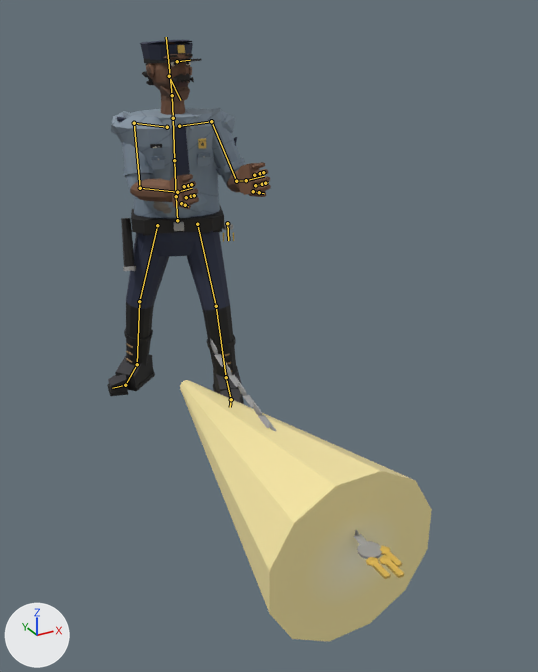
An edit to the Blender file art/hollis.blend, drawn before and after from the same camera.
Both versions are drawn from a 50 mm lens placed at (-1.52, -3.82, 2.12), pointed at (0.05, -0.97, 0.7). Lighting does not change. The marker at lower left points along +X, +Y and +Z. The first picture is the older version. Both versions are drawn at frame 31 of the action 'intro'; the numbers are the values there. The bones that change, and the others that lie on the model, are drawn over the model as lines.

Names of what the first picture shows: 'fx_flashlight_beam', 'fx_key_ring', 'hollis_body'.
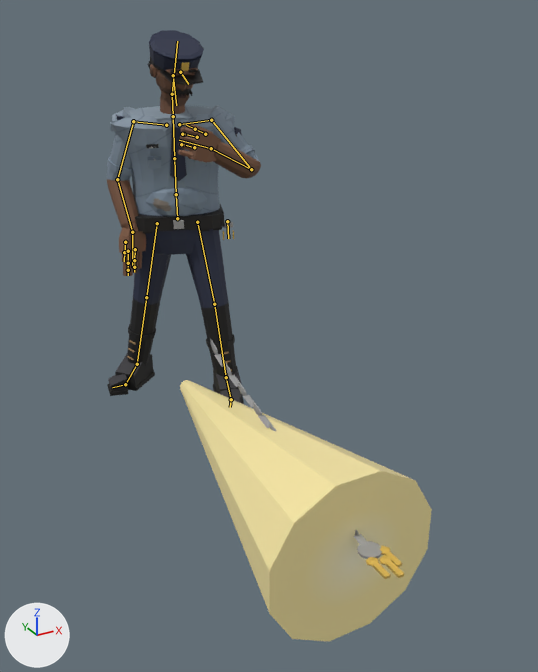
Patch to the scene script:
```diff
--- a/art/hollis.blend.py
+++ b/art/hollis.blend.py
@@ bone_hips @@
 bone_hips = bpy.data.objects['hollis'].pose.bones['hips']  # child of 'root'
-bone_hips.location = (0.0, -0.034, 0.0)
+bone_hips.location = (0.0, -0.022, 0.0)
@@ bone_chest @@
 bone_chest = bpy.data.objects['hollis'].pose.bones['chest']  # child of 'spine'
-bone_chest.rotation_quaternion = (0.995, -0.017, 0.095, -0.008)  # degrees (-2, 11, -1)
+bone_chest.rotation_quaternion = (0.999, 0.017, 0.043, -0.005)  # degrees (2, 5, -1)
@@ bone_neck @@
 bone_neck = bpy.data.objects['hollis'].pose.bones['neck']  # child of 'chest'
-bone_neck.rotation_quaternion = (0.999, -0.035, -0.008, 0.001)  # degrees (-4, -1, 0)
+bone_neck.rotation_quaternion = (0.997, -0.07, 0.043, -0.007)  # degrees (-8, 5, -1)
@@ bone_head @@
 bone_head = bpy.data.objects['hollis'].pose.bones['head']  # child of 'neck'
-bone_head.rotation_quaternion = (0.982, -0.051, 0.182, 0.01)  # degrees (-6, 21, 0)
+bone_head.rotation_quaternion = (0.975, 0.209, 0.073, -0.016)  # degrees (24, 9, 0)
@@ bone_shoulder_l @@
 bone_shoulder_l = bpy.data.objects['hollis'].pose.bones['shoulder.L']  # child of 'chest'
-bone_shoulder_l.rotation_quaternion = (0.992, 0.111, 0.055, 0.014)  # degrees (13, 6, 2)
+bone_shoulder_l.rotation_quaternion = (0.998, 0.056, 0.028, 0.009)  # degrees (6, 3, 1)
@@ bone_thumb_l @@
 bone_thumb_l = bpy.data.objects['hollis'].pose.bones['thumb.L']  # child of 'hand.L'
-bone_thumb_l.rotation_quaternion = (1.0, 0.0, 0.0, 0.0)  # degrees (0, 0, 0)
+bone_thumb_l.rotation_quaternion = (0.985, 0.0, 0.0, -0.172)  # degrees (0, 0, -20)
@@ bone_thumb_2_l @@
 bone_thumb_2_l = bpy.data.objects['hollis'].pose.bones['thumb_2.L']  # child of 'thumb.L'
-bone_thumb_2_l.rotation_quaternion = (1.0, 0.0, 0.0, 0.0)  # degrees (0, 0, 0)
+bone_thumb_2_l.rotation_quaternion = (0.98, 0.0, 0.0, -0.2)  # degrees (0, 0, -23)
@@ bone_index_l @@
 bone_index_l = bpy.data.objects['hollis'].pose.bones['index.L']  # child of 'hand.L'
-bone_index_l.rotation_quaternion = (1.0, 0.0, 0.0, 0.0)  # degrees (0, 0, 0)
+bone_index_l.rotation_quaternion = (0.891, 0.0, 0.0, -0.454)  # degrees (0, 0, -54)
@@ bone_index_2_l @@
 bone_index_2_l = bpy.data.objects['hollis'].pose.bones['index_2.L']  # child of 'index.L'
-bone_index_2_l.rotation_quaternion = (1.0, 0.0, 0.0, 0.0)  # degrees (0, 0, 0)
+bone_index_2_l.rotation_quaternion = (0.866, 0.0, 0.0, -0.5)  # degrees (0, 0, -60)
@@ bone_index_3_l @@
 bone_index_3_l = bpy.data.objects['hollis'].pose.bones['index_3.L']  # child of 'index_2.L'
-bone_index_3_l.rotation_quaternion = (1.0, 0.0, 0.0, 0.0)  # degrees (0, 0, 0)
+bone_index_3_l.rotation_quaternion = (0.934, 0.0, 0.0, -0.358)  # degrees (0, 0, -42)
@@ bone_fingers_l @@
 bone_fingers_l = bpy.data.objects['hollis'].pose.bones['fingers.L']  # child of 'hand.L'
-bone_fingers_l.rotation_quaternion = (1.0, 0.0, 0.0, 0.0)  # degrees (0, 0, 0)
+bone_fingers_l.rotation_quaternion = (0.891, 0.0, 0.0, -0.454)  # degrees (0, 0, -54)
@@ bone_fingers_2_l @@
 bone_fingers_2_l = bpy.data.objects['hollis'].pose.bones['fingers_2.L']  # child of 'fingers.L'
-bone_fingers_2_l.rotation_quaternion = (1.0, 0.0, 0.0, 0.0)  # degrees (0, 0, 0)
+bone_fingers_2_l.rotation_quaternion = (0.866, 0.0, 0.0, -0.5)  # degrees (0, 0, -60)
@@ bone_fingers_3_l @@
 bone_fingers_3_l = bpy.data.objects['hollis'].pose.bones['fingers_3.L']  # child of 'fingers_2.L'
-bone_fingers_3_l.rotation_quaternion = (1.0, 0.0, 0.0, 0.0)  # degrees (0, 0, 0)
+bone_fingers_3_l.rotation_quaternion = (0.934, 0.0, 0.0, -0.358)  # degrees (0, 0, -42)
@@ bone_shoulder_r @@
 bone_shoulder_r = bpy.data.objects['hollis'].pose.bones['shoulder.R']  # child of 'chest'
-bone_shoulder_r.rotation_quaternion = (0.992, -0.093, -0.082, 0.014)  # degrees (-11, -9, 3)
+bone_shoulder_r.rotation_quaternion = (0.998, -0.046, -0.041, 0.009)  # degrees (-5, -5, 1)
@@ bone_ik_hand_l @@
 bone_ik_hand_l = bpy.data.objects['hollis'].pose.bones['ik_hand.L']  # child of 'root'
-bone_ik_hand_l.location = (0.231, -0.326, 0.481)
-bone_ik_hand_l.rotation_quaternion = (0.142, 0.1, 0.61, 0.773)  # degrees (76, 1, 160)
+bone_ik_hand_l.location = (0.314, -0.529, 0.402)
+bone_ik_hand_l.rotation_quaternion = (0.383, 0.675, 0.236, -0.585)  # degrees (95, 76, -32)
@@ bone_pole_elbow_l @@
 bone_pole_elbow_l = bpy.data.objects['hollis'].pose.bones['pole_elbow.L']  # child of 'root'
-bone_pole_elbow_l.location = (-0.041, -0.3, 0.422)
+bone_pole_elbow_l.location = (0.03, -0.09, 0.787)
@@ bone_ik_hand_r @@
 bone_ik_hand_r = bpy.data.objects['hollis'].pose.bones['ik_hand.R']  # child of 'root'
-bone_ik_hand_r.location = (-0.299, -0.31, 0.367)
-bone_ik_hand_r.rotation_quaternion = (0.142, 0.1, -0.61, -0.773)  # degrees (76, -1, -160)
+bone_ik_hand_r.location = (-0.264, -0.03, 0.013)
+bone_ik_hand_r.rotation_quaternion = (0.84, -0.068, 0.528, 0.104)  # degrees (-1, 64, 14)
@@ bone_pole_elbow_r @@
 bone_pole_elbow_r = bpy.data.objects['hollis'].pose.bones['pole_elbow.R']  # child of 'root'
-bone_pole_elbow_r.location = (0.097, -0.345, 0.31)
+bone_pole_elbow_r.location = (-0.038, -0.615, -0.028)
```

Changed parts and their boxes (x1, y1, x2, y2) in the pictures (538 x 672 px):
'hollis_body', posed: before (107, 40, 271, 404); after (106, 30, 261, 404)
bone 'hips', root to tip: before (177, 220) to (176, 196); after (177, 218) to (176, 194)
bone 'chest', root to tip: before (174, 160) to (173, 118); after (174, 158) to (173, 116)
bone 'neck', root to tip: before (173, 118) to (172, 95); after (173, 116) to (172, 94)
bone 'head', root to tip: before (172, 95) to (166, 37); after (172, 94) to (177, 41)
bone 'shoulder.L', root to tip: before (179, 126) to (211, 121); after (179, 124) to (211, 120)
bone 'thumb.L', root to tip: before (253, 191) to (259, 192); after (205, 134) to (195, 129)
bone 'thumb_2.L', root to tip: before (259, 192) to (264, 193); after (195, 129) to (186, 125)
bone 'index.L', root to tip: before (255, 185) to (262, 184); after (197, 137) to (184, 134)
bone 'index_2.L', root to tip: before (262, 184) to (265, 183); after (184, 134) to (182, 134)
bone 'index_3.L', root to tip: before (265, 183) to (268, 182); after (182, 134) to (185, 134)
bone 'fingers.L', root to tip: before (254, 175) to (260, 173); after (194, 147) to (183, 144)
bone 'fingers_2.L', root to tip: before (260, 173) to (263, 172); after (183, 144) to (181, 144)
bone 'fingers_3.L', root to tip: before (263, 172) to (266, 172); after (181, 144) to (184, 145)
bone 'shoulder.R', root to tip: before (167, 127) to (134, 123); after (166, 125) to (133, 121)
